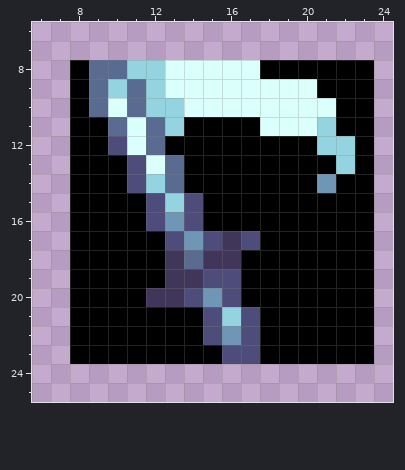
Pixel-art sprite -- src/main/resources/assets/unofficial-monumenta-mod/textures/abilities/frostborn/frigid_combos.png. That is the earlier state.
The file is 32x32 pixels. Shown: x 6..24, y 6..25.
After the commit:
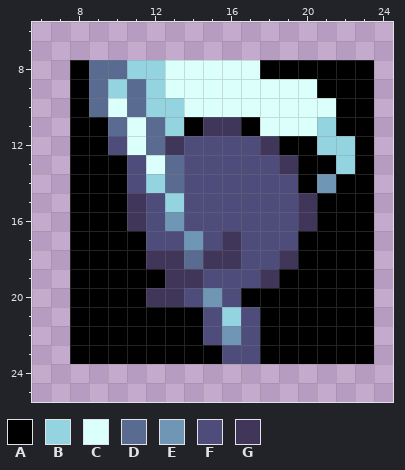
Palette (. is transparent): A #000000  B #93d4e0  C #dbfffb  D #5a6b91  E #7096b5  F #4e4c7a  G #40365a
Diff:
{"y":11,"x":15,"old":"AA","new":"GG"}
{"y":12,"x":13,"old":"AAAAAA","new":"GFFFFG"}
{"y":13,"x":14,"old":"AAAAAA","new":"FFFFFG"}
{"y":14,"x":14,"old":"AAAAAA","new":"FFFFFF"}
{"y":15,"x":11,"old":"A","new":"G"}
{"y":15,"x":15,"old":"AAAAAA","new":"FFFFFG"}
{"y":16,"x":11,"old":"A","new":"G"}
{"y":16,"x":15,"old":"AAAAAA","new":"FFFFFG"}
{"y":17,"x":12,"old":"A","new":"F"}
{"y":17,"x":18,"old":"AA","new":"FF"}
{"y":18,"x":12,"old":"A","new":"G"}
{"y":18,"x":17,"old":"AAA","new":"FFG"}
{"y":19,"x":17,"old":"AA","new":"FG"}
{"label":"changed","picture_box":[127,117,317,288]}
